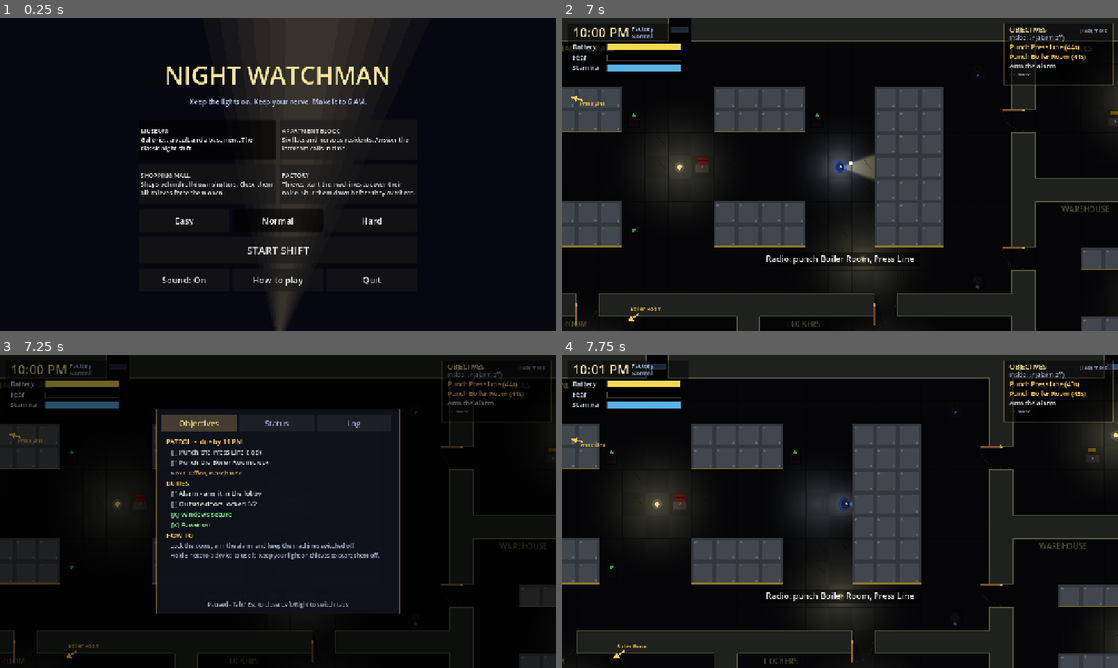
Above: before the commit, frames 1-4 (two rows, left to right).
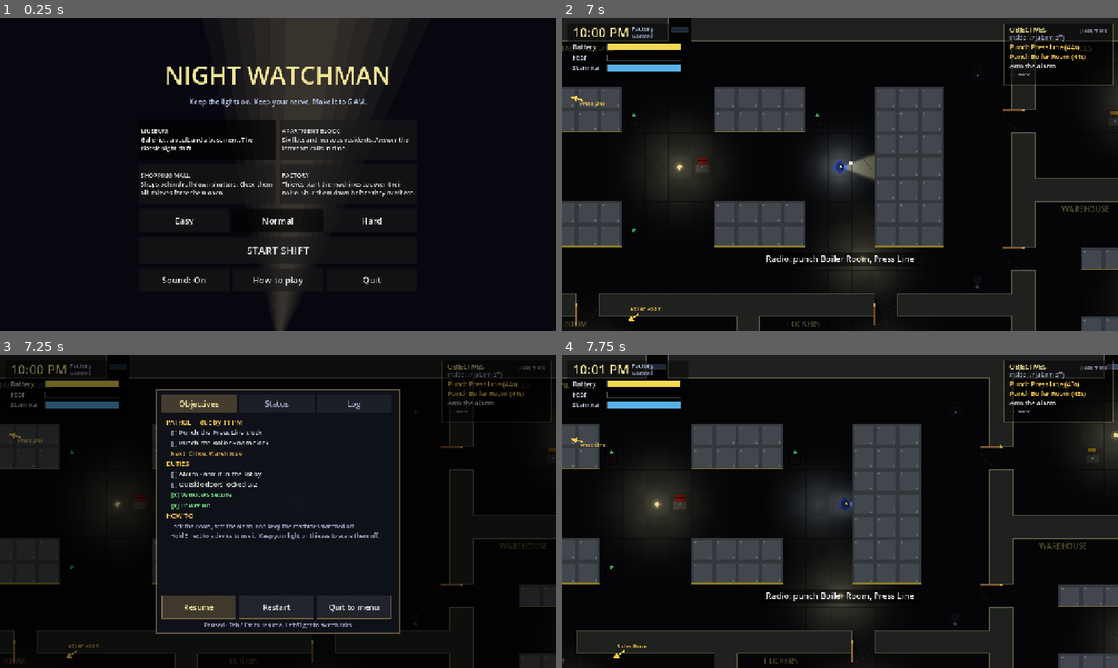
Above: after the commit, the same moments.

Repository: ravic906/Night-watchman
Game: Godot game, scene res://scenes/menu.tscn
The game is run twice, just before and just after one commit, with the same random seed, the same clock (stepped at 60 frames per second) and the same inputs.
Inputs (mouse positions are in pixels of both pictures, inside the frame that each line leads up to):
- Up to frame 1 (0.25 s): no input
- Up to frame 2 (7 s): click "MUSEUM Galleries, a vault and…" at 0.5 s; click "MUSEUM Galleries, a vault and…" at 1.25 s; click "FACTORY Thieves start the mac…" at 2 s; click "FACTORY Thieves start the mac…" at 2.75 s; click "Easy" at 3.5 s; click "Easy" at 4.25 s; click "Normal" at 5 s; click "Normal" at 5.75 s; click "START SHIFT" at 6.5 s
- Up to frame 3 (7.25 s): no input
- Up to frame 4 (7.75 s): tap Enter at 7.25 s; move the mouse to (962, 495) at 7.27 s; hold D (move_right) from 7.28 s (still down); hold Tab (objectives) from 7.28 s (still down); tap F (flashlight) at 7.35 s; click (962, 495) at 7.42 s; tap Space at 7.52 s

Frames 1-2 are identical in both runs. In frame 3, 7.8% of the frame differs, in the area x 28-72%, y 10-90%; in frame 4, nothing differs.

Commit message:
Android standards: interruptions, Back button, safe area, power use
- Losing focus / app paused (phone call, home) opens the paused objectives
  panel and saves settings, so a shift is never lost to an interruption
- Android Back no longer quits mid-shift: in game it toggles the pause
  panel, on the title screen it asks 'Quit Night Watchman?', on the shift
  report it returns to the menu (Esc does the same on desktop)
- Pause panel gains Resume / Restart / Quit to menu buttons (52 px tall)
- HUD and touch controls inset by the display safe area (notches);
  --safe-inset=N simulates one
- 60 FPS cap in shifts, 30 FPS on menus to save battery
- Harness snapshots include performance metrics

Co-Authored-By: Claude Opus 5.5 <noreply@anthropic.com>
Claude-Session: https://claude.ai/code/session_013m1r7B9527ufC1VsKigBgz

Diff:
--- a/project.godot
+++ b/project.godot
@@ -10,6 +10,7 @@
 run/main_scene="res://scenes/menu.tscn"
 config/features=PackedStringArray("4.7", "GL Compatibility")
 config/icon="res://icon.svg"
+config/quit_on_go_back=false
 
 [autoload]
 
--- a/scripts/end_screen.gd
+++ b/scripts/end_screen.gd
@@ -2,7 +2,19 @@
 ## Shift report after a night ends.
 
 
+## Android Back / Esc on the report goes back to the title screen.
+func _notification(what: int) -> void:
+	if what == NOTIFICATION_WM_GO_BACK_REQUEST:
+		GameState.go_to_menu()
+
+
+func _unhandled_input(event: InputEvent) -> void:
+	if event is InputEventKey and event.pressed and not event.echo and event.keycode == KEY_ESCAPE:
+		GameState.go_to_menu()
+
+
 func _ready() -> void:
+	GameState.set_menu_power(true)
 	set_anchors_and_offsets_preset(Control.PRESET_FULL_RECT)
 	var center := CenterContainer.new()
 	center.set_anchors_and_offsets_preset(Control.PRESET_FULL_RECT)
--- a/scripts/game.gd
+++ b/scripts/game.gd
@@ -101,7 +101,17 @@
 var _door_cooldown := 0.0
 
 
+## Phone call, home button, notification shade: pause into the objectives
+## panel so a shift is never lost to an interruption.
+func _notification(what: int) -> void:
+	if what == NOTIFICATION_APPLICATION_PAUSED or what == NOTIFICATION_APPLICATION_FOCUS_OUT:
+		if not ended and hud != null and not GameState.automated():
+			hud.set_expanded(true)
+			GameState.save_game()
+
+
 func _ready() -> void:
+	GameState.set_menu_power(false)
 	if GameState.seed_value >= 0:
 		seed(GameState.seed_value)
 	else:
@@ -1242,6 +1252,16 @@
 		"intruders": intruders.map(func(it): return {"cell": _cell_of(it), "state": Intruder.State.keys()[it.state], "inside": it.inside, "lit": it.lit}),
 		"shadows": shadows.map(func(sh): return {"cell": _cell_of(sh), "lit": sh.lit}),
 		"batteries": batteries.map(func(b): return _cell_of(b)),
+		"perf": {
+			"fps": Engine.get_frames_per_second(),
+			"process_ms": snappedf(Performance.get_monitor(Performance.TIME_PROCESS) * 1000.0, 0.01),
+			"physics_ms": snappedf(Performance.get_monitor(Performance.TIME_PHYSICS_PROCESS) * 1000.0, 0.01),
+			"draw_calls": Performance.get_monitor(Performance.RENDER_TOTAL_DRAW_CALLS_IN_FRAME),
+			"objects": Performance.get_monitor(Performance.RENDER_TOTAL_OBJECTS_IN_FRAME),
+			"nodes": Performance.get_monitor(Performance.OBJECT_NODE_COUNT),
+			"orphans": Performance.get_monitor(Performance.OBJECT_ORPHAN_NODE_COUNT),
+			"static_mb": snappedf(Performance.get_monitor(Performance.MEMORY_STATIC) / 1048576.0, 0.1),
+		},
 		"messages": log_entries.slice(-6).map(func(m): return m["text"]),
 	}
 	var dir := GameState.out_dir if GameState.out_dir != "" else "user://harness"
--- a/scripts/game_state.gd
+++ b/scripts/game_state.gd
@@ -78,6 +78,8 @@
 var until_time := -1.0
 var fast := false
 var log_windows := false
+## Dev helper: `-- --safe-inset=N` fakes a notch of N px on every edge.
+var debug_inset := 0.0
 
 
 func _ready() -> void:
@@ -124,11 +126,14 @@
 			until_time = float(a.get_slice("=", 1))
 		elif a == "--fast":
 			fast = true
+		elif a.begins_with("--safe-inset="):
+			debug_inset = float(a.get_slice("=", 1))
 		elif a == "--log-windows":
 			log_windows = true
 		elif a.begins_with("--screenshot="):
 			_take_screenshot_later(a.trim_prefix("--screenshot="))
 	_setup_input()
+	set_menu_power(true)
 	var cli_difficulty := difficulty
 	var cli_location := location
 	load_game()
@@ -146,6 +151,39 @@
 	get_viewport().get_texture().get_image().save_png(path)
 	print("Saved screenshot to ", path)
 	get_tree().quit()
+
+
+## Menus run at 30 FPS to save battery; shifts at a steady 60.
+func set_menu_power(in_menu: bool) -> void:
+	Engine.max_fps = 30 if in_menu else 60
+
+
+## Screen-edge insets (notches, rounded corners, gesture bars) in viewport
+## units, so HUD and touch controls stay clear of them.
+func safe_insets() -> Dictionary:
+	var out := {"left": 0.0, "top": 0.0, "right": 0.0, "bottom": 0.0}
+	if debug_inset > 0.0:
+		for k in out:
+			out[k] = debug_inset
+		return out
+	if not OS.has_feature("mobile"):
+		return out
+	var screen := Vector2(DisplayServer.screen_get_size())
+	var safe := DisplayServer.get_display_safe_area()
+	var vp := get_tree().root.get_visible_rect().size
+	if screen.x <= 0.0 or screen.y <= 0.0:
+		return out
+	var sx := vp.x / screen.x
+	var sy := vp.y / screen.y
+	out["left"] = clampf(safe.position.x * sx, 0.0, 140.0)
+	out["top"] = clampf(safe.position.y * sy, 0.0, 140.0)
+	out["right"] = clampf((screen.x - safe.end.x) * sx, 0.0, 140.0)
+	out["bottom"] = clampf((screen.y - safe.end.y) * sy, 0.0, 140.0)
+	return out
+
+
+func automated() -> bool:
+	return autotest or harness_active()
 
 
 func settings() -> Dictionary:
--- a/scripts/hud.gd
+++ b/scripts/hud.gd
@@ -39,6 +39,7 @@
 	var font := ThemeDB.fallback_font
 	var size := get_viewport_rect().size
 	var p = game.player
+	_ins = GameState.safe_insets()
 
 	# Fear vignette: the screen closes in as panic rises.
 	var fear: float = p.fear
@@ -55,15 +56,16 @@
 	if game.flash > 0.0:
 		draw_rect(Rect2(Vector2.ZERO, size), Color(0.6, 0.0, 0.0, game.flash * 0.7))
 
-	# Top-left panel
-	draw_rect(Rect2(12, 12, 280, 132), Color(0, 0, 0, 0.45))
-	draw_string(font, Vector2(24, 44), game.clock_text(), HORIZONTAL_ALIGNMENT_LEFT, -1, 30, Color(0.95, 0.9, 0.6))
-	draw_string(font, Vector2(160, 30), game.location.title, HORIZONTAL_ALIGNMENT_LEFT, 125, 14, Color(0.7, 0.75, 0.9))
-	draw_string(font, Vector2(160, 47), GameState.difficulty_name(), HORIZONTAL_ALIGNMENT_LEFT, 125, 13, Color(0.55, 0.6, 0.75))
+	# Top-left panel (kept clear of notches)
+	var o := Vector2(_ins["left"], _ins["top"])
+	draw_rect(Rect2(o + Vector2(12, 12), Vector2(280, 132)), Color(0, 0, 0, 0.45))
+	draw_string(font, o + Vector2(24, 44), game.clock_text(), HORIZONTAL_ALIGNMENT_LEFT, -1, 30, Color(0.95, 0.9, 0.6))
+	draw_string(font, o + Vector2(160, 30), game.location.title, HORIZONTAL_ALIGNMENT_LEFT, 125, 14, Color(0.7, 0.75, 0.9))
+	draw_string(font, o + Vector2(160, 47), GameState.difficulty_name(), HORIZONTAL_ALIGNMENT_LEFT, 125, 13, Color(0.55, 0.6, 0.75))
 	var batt_col := Color(0.95, 0.85, 0.3) if p.battery > 15.0 else Color(1, 0.3, 0.2)
-	_bar(Vector2(24, 58), "Battery" if p.flashlight_on else "Battery (off)", p.battery, batt_col)
-	_bar(Vector2(24, 82), "Fear", fear, Color(0.8, 0.15, 0.25))
-	_bar(Vector2(24, 106), "Stamina", p.stamina, Color(0.35, 0.7, 0.9))
+	_bar(o + Vector2(24, 58), "Battery" if p.flashlight_on else "Battery (off)", p.battery, batt_col)
+	_bar(o + Vector2(24, 82), "Fear", fear, Color(0.8, 0.15, 0.25))
+	_bar(o + Vector2(24, 106), "Stamina", p.stamina, Color(0.35, 0.7, 0.9))
 
 	_draw_pointers(font, size)
 	_draw_tracker(font, size)
@@ -105,6 +107,9 @@
 var _tab_rects: Array = []
 var _panel_rect := Rect2()
 var _auto_opened := false
+var _ins := {"left": 0.0, "top": 0.0, "right": 0.0, "bottom": 0.0}
+const PANEL_BUTTONS := ["Resume", "Restart", "Quit to menu"]
+var _button_rects: Array = []
 
 
 func _key_hint() -> String:
@@ -149,18 +154,19 @@
 
 func _draw_tracker(font: Font, size: Vector2) -> void:
 	var items := _objectives()
-	var x := size.x - TRACKER_W - 12.0
+	var x := size.x - TRACKER_W - 12.0 - float(_ins["right"])
+	var top := 12.0 + float(_ins["top"])
 	var lines := mini(items.size(), 3)
 	var h := 58.0 + lines * 22.0 + (18.0 if items.size() > 3 else 0.0)
-	_tracker_rect = Rect2(x, 12, TRACKER_W, h)
+	_tracker_rect = Rect2(x, top, TRACKER_W, h)
 	draw_rect(_tracker_rect, Color(0, 0, 0, 0.5))
 	draw_rect(_tracker_rect, Color(1, 0.85, 0.5, 0.25), false, 1.0)
-	draw_string(font, Vector2(x + 12, 32), "OBJECTIVES", HORIZONTAL_ALIGNMENT_LEFT, -1, 15, Color(0.95, 0.9, 0.6))
-	draw_string(font, Vector2(x + 12, 32), "[%s] more" % _key_hint(), HORIZONTAL_ALIGNMENT_RIGHT, TRACKER_W - 24, 12, DIM_COL)
+	draw_string(font, Vector2(x + 12, top + 20), "OBJECTIVES", HORIZONTAL_ALIGNMENT_LEFT, -1, 15, Color(0.95, 0.9, 0.6))
+	draw_string(font, Vector2(x + 12, top + 20), "[%s] more" % _key_hint(), HORIZONTAL_ALIGNMENT_RIGHT, TRACKER_W - 24, 12, DIM_COL)
 	var inside := "Inside: %d" % game.intruders_inside() if game.alarm_armed() else "Inside: ?? (alarm off)"
-	draw_string(font, Vector2(x + 12, 50), inside, HORIZONTAL_ALIGNMENT_LEFT, TRACKER_W - 24, 13,
+	draw_string(font, Vector2(x + 12, top + 38), inside, HORIZONTAL_ALIGNMENT_LEFT, TRACKER_W - 24, 13,
 			Color(1, 0.45, 0.4) if game.alarm_armed() and game.intruders_inside() > 0 else DIM_COL)
-	var y := 72.0
+	var y := top + 60.0
 	if items.is_empty():
 		draw_string(font, Vector2(x + 12, y), "All clear. Patrol and listen.", HORIZONTAL_ALIGNMENT_LEFT, TRACKER_W - 24, 15, OK_COL)
 	for i in lines:
@@ -173,7 +179,7 @@
 func _draw_panel(font: Font, size: Vector2) -> void:
 	draw_rect(Rect2(Vector2.ZERO, size), Color(0, 0, 0, 0.55))
 	var w := minf(560.0, size.x - 40.0)
-	var h := minf(470.0, size.y - 60.0)
+	var h := minf(560.0, size.y - 30.0)
 	_panel_rect = Rect2((size.x - w) / 2.0, (size.y - h) / 2.0, w, h)
 	var r := _panel_rect
 	draw_rect(r, Color(0.06, 0.07, 0.1, 0.97))
@@ -200,14 +206,22 @@
 				lines.append(["Nothing has happened yet.", DIM_COL, 14])
 	var y := r.position.y + 80.0
 	for l in lines:
-		if y > r.end.y - 40.0:
+		if y > r.end.y - 100.0:
 			break
 		draw_string(font, Vector2(r.position.x + 22, y), l[0], HORIZONTAL_ALIGNMENT_LEFT, w - 44, l[2], l[1])
 		y += l[2] + 9.0
-	var foot := "Paused - %s to close" % ("tap outside" if GameState.use_touch_controls() else "Tab / Esc")
-	if not GameState.use_touch_controls():
-		foot += ", Left/Right to switch tabs"
-	draw_string(font, Vector2(r.position.x, r.end.y - 16), foot, HORIZONTAL_ALIGNMENT_CENTER, w, 13, DIM_COL)
+	# Resume / Restart / Quit (big enough for thumbs: 52 px tall).
+	_button_rects.clear()
+	var bw := (w - 24.0) / PANEL_BUTTONS.size()
+	for i in PANEL_BUTTONS.size():
+		var br := Rect2(r.position.x + 12 + i * bw, r.end.y - 86, bw - 8, 52)
+		_button_rects.append(br)
+		draw_rect(br, Color(1, 0.85, 0.5, 0.2) if i == 0 else Color(1, 1, 1, 0.08))
+		draw_rect(br, Color(1, 0.85, 0.5, 0.4), false, 1.0)
+		draw_string(font, br.position + Vector2(0, 33), PANEL_BUTTONS[i], HORIZONTAL_ALIGNMENT_CENTER, br.size.x, 18,
+				Color(0.95, 0.9, 0.6) if i == 0 else TODO_COL)
+	var foot := "Paused - %s" % ("tap outside or Back to resume" if GameState.use_touch_controls() else "Tab / Esc to resume, Left/Right to switch tabs")
+	draw_string(font, Vector2(r.position.x, r.end.y - 14), foot, HORIZONTAL_ALIGNMENT_CENTER, w, 13, DIM_COL)
 
 
 func _objective_lines() -> Array:
@@ -271,17 +285,33 @@
 	queue_redraw()
 
 
+func _panel_button(i: int) -> void:
+	match i:
+		0:
+			set_expanded(false)
+		1:
+			get_tree().paused = false
+			GameState.start_shift()
+		2:
+			get_tree().paused = false
+			GameState.go_to_menu()
+
+
+## Android Back: opens the pause panel, or closes it if already open.
+func _notification(what: int) -> void:
+	if what == NOTIFICATION_WM_GO_BACK_REQUEST and game != null and not game.ended:
+		set_expanded(not expanded)
+
+
 func _input(event: InputEvent) -> void:
 	if game == null or game.ended:
 		return
-	if event.is_action_pressed("objectives"):
+	if event.is_action_pressed("objectives") or (event is InputEventKey and event.pressed and not event.echo and event.keycode == KEY_ESCAPE):
 		set_expanded(not expanded)
 		get_viewport().set_input_as_handled()
 		return
 	if expanded and event is InputEventKey and event.pressed and not event.echo:
 		match event.keycode:
-			KEY_ESCAPE:
-				set_expanded(false)
 			KEY_LEFT, KEY_A:
 				tab = posmod(tab - 1, TABS.size())
 			KEY_RIGHT, KEY_D:
@@ -298,6 +328,11 @@
 	if pos == Vector2.INF:
 		return
 	if expanded:
+		for i in _button_rects.size():
+			if (_button_rects[i] as Rect2).has_point(pos):
+				get_viewport().set_input_as_handled()
+				_panel_button(i)
+				return
 		for i in _tab_rects.size():
 			if (_tab_rects[i] as Rect2).has_point(pos):
 				tab = i
@@ -329,7 +364,7 @@
 			targets.append([it.global_position, "THIEF", Color(1.0, 0.25, 0.25)])
 	var centre := size / 2.0
 	var margin := 34.0
-	var bottom := 30.0 + (260.0 if GameState.use_touch_controls() else 0.0)  # keep clear of touch buttons
+	var bottom := 30.0 + (260.0 if GameState.use_touch_controls() else 0.0) + float(_ins["bottom"])  # keep clear of touch buttons
 	var bounds := Rect2(Vector2(margin, margin + 120.0), size - Vector2(margin * 2, margin + 120.0 + bottom))
 	for t in targets:
 		var screen: Vector2 = xf * (t[0] as Vector2)
--- a/scripts/menu.gd
+++ b/scripts/menu.gd
@@ -7,8 +7,18 @@
 var _diff_buttons := {} # difficulty -> Button
 
 
+var _quit_dialog: ConfirmationDialog
+
+
 func _ready() -> void:
+	GameState.set_menu_power(true)
 	set_anchors_and_offsets_preset(Control.PRESET_FULL_RECT)
+	_quit_dialog = ConfirmationDialog.new()
+	_quit_dialog.dialog_text = "Quit Night Watchman?"
+	_quit_dialog.ok_button_text = "Quit"
+	_quit_dialog.cancel_button_text = "Stay"
+	_quit_dialog.confirmed.connect(func(): get_tree().quit())
+	add_child(_quit_dialog)
 	Music.play_menu()
 	var center := CenterContainer.new()
 	center.set_anchors_and_offsets_preset(Control.PRESET_FULL_RECT)
@@ -135,6 +145,25 @@
 	return "Sound: On" if GameState.sound_enabled else "Sound: Off"
 
 
+## Android Back (and Esc on desktop) on the title screen: confirm before quitting.
+func _notification(what: int) -> void:
+	if what == NOTIFICATION_WM_GO_BACK_REQUEST:
+		_ask_quit()
+
+
+func _unhandled_input(event: InputEvent) -> void:
+	if event is InputEventKey and event.pressed and not event.echo and event.keycode == KEY_ESCAPE:
+		_ask_quit()
+
+
+func _ask_quit() -> void:
+	if _help != null and _help.visible:
+		_help.visible = false
+		return
+	if not _quit_dialog.visible:
+		_quit_dialog.popup_centered()
+
+
 func _spacer(h: float) -> Control:
 	var c := Control.new()
 	c.custom_minimum_size = Vector2(0, h)
--- a/scripts/touch_controls.gd
+++ b/scripts/touch_controls.gd
@@ -21,11 +21,13 @@
 
 
 func _btn_pos(b: Dictionary) -> Vector2:
-	return get_viewport_rect().size + b["offset"]
+	var ins := GameState.safe_insets()
+	return get_viewport_rect().size + b["offset"] - Vector2(ins["right"], ins["bottom"])
 
 
 func _default_joy_center() -> Vector2:
-	return Vector2(160, get_viewport_rect().size.y - 160)
+	var ins := GameState.safe_insets()
+	return Vector2(160 + float(ins["left"]), get_viewport_rect().size.y - 160 - float(ins["bottom"]))
 
 
 func _input(event: InputEvent) -> void:
